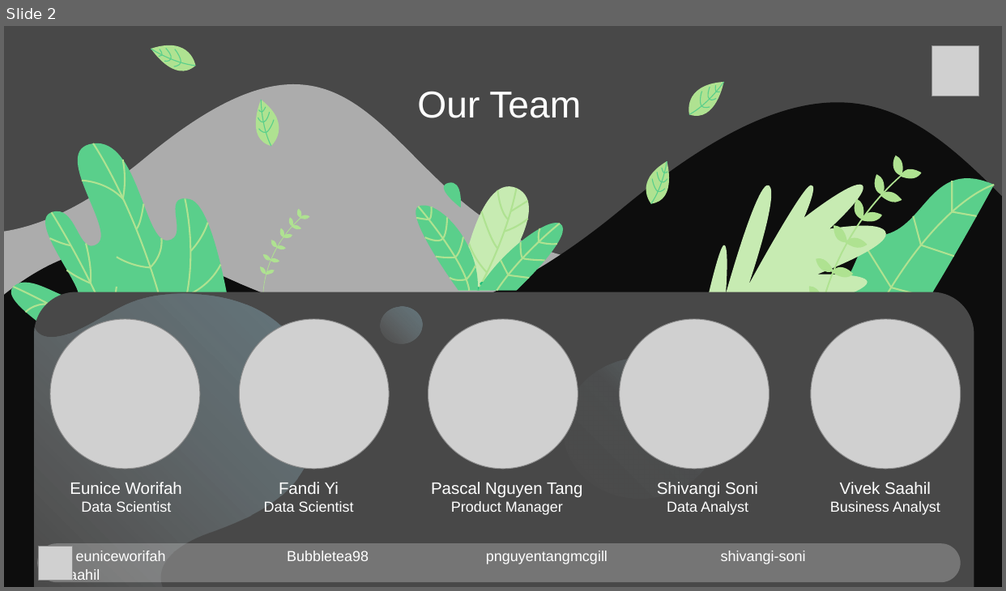
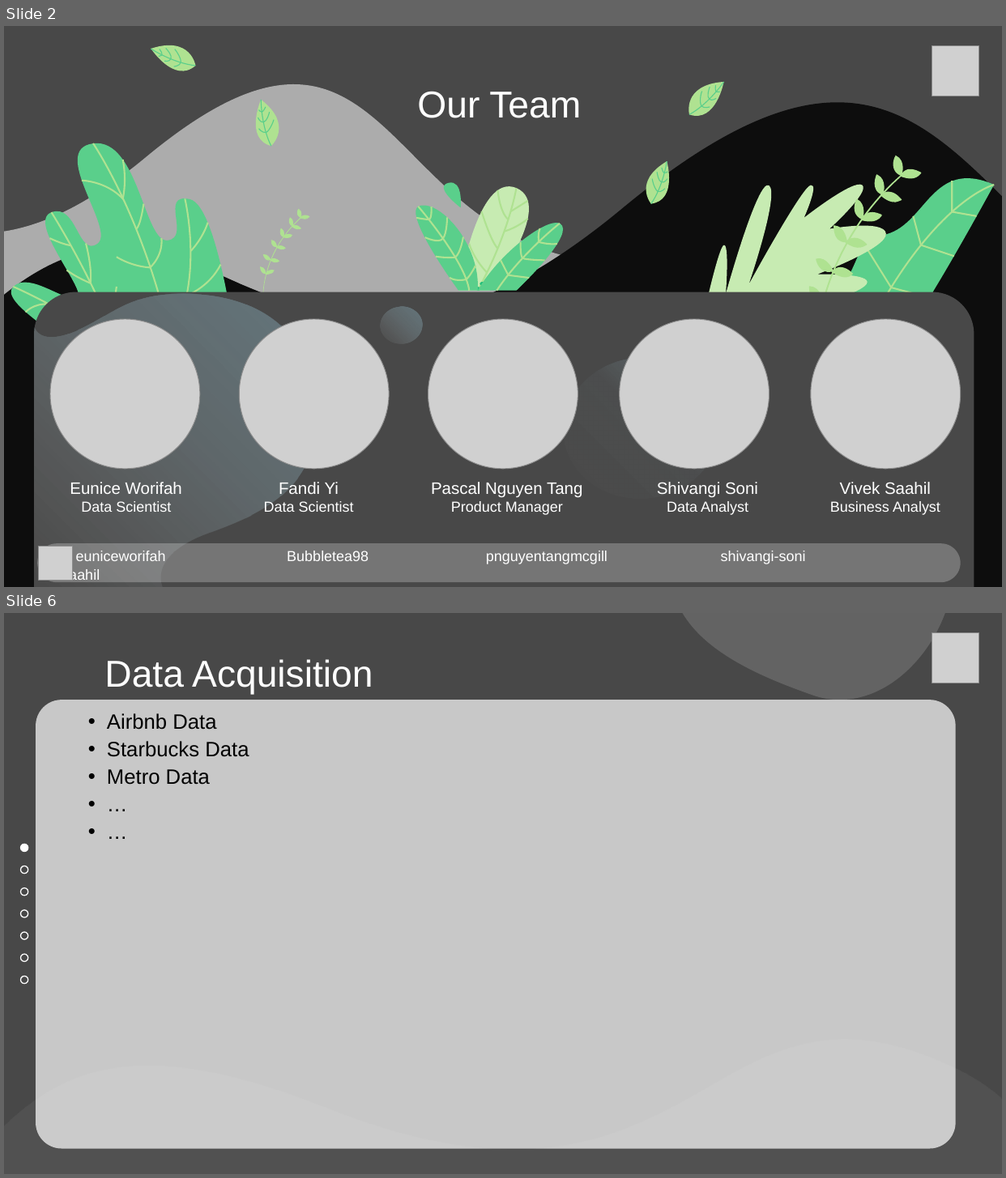
Before and after one commit to pnguyentangmcgill/Airbnb, a slide deck: Airbnb Presentation/Airbnb.pptx. Shown one above the other, each under a label of ours: slide 2 before the commit, slides 2 and 6 after it; the slides between them are not shown. The pictures are 1006x591 and 1006x1178 pixels, drawn with LibreOffice and Linux fonts; fonts in the diff are those of the drawing; grey boxes stand for pictures. Boxes give left, top, right and bottom in pixels: in the first picture for what was removed or moved away, otherwise in the second. Text is boxed around its words. In the diff, an @@ line names an element or a change of style, - is before the commit and + after.

```diff
--- a/Airbnb Presentation/Airbnb.pptx
+++ b/Airbnb Presentation/Airbnb.pptx
@@ slide 6 added at (4,613,1002,1174), background #484848 @@
@@ freeform shape added at (682,613,946,700), fill #FFFFFF at 15% opacity @@
@@ picture added at (932,632,978,683) @@
@@ title added at (104,659,373,695), 36 pt, text #FFFFFF @@
+Data Acquisition
@@ text added at (36,700,956,1149), fill #FFFFFF at 70% opacity, 20 pt, text #000000 @@
+  • Airbnb Data
+  • Starbucks Data
+  • Metro Data
+  • …
+  • …
@@ freeform shape added at (4,901,1002,1174), fill #FFFFFF at 5% opacity @@
@@ group added at (20,845,28,983): 7 ellipses @@
```
Also in this commit, not shown: 9 slides changed, 3 other slides added.
